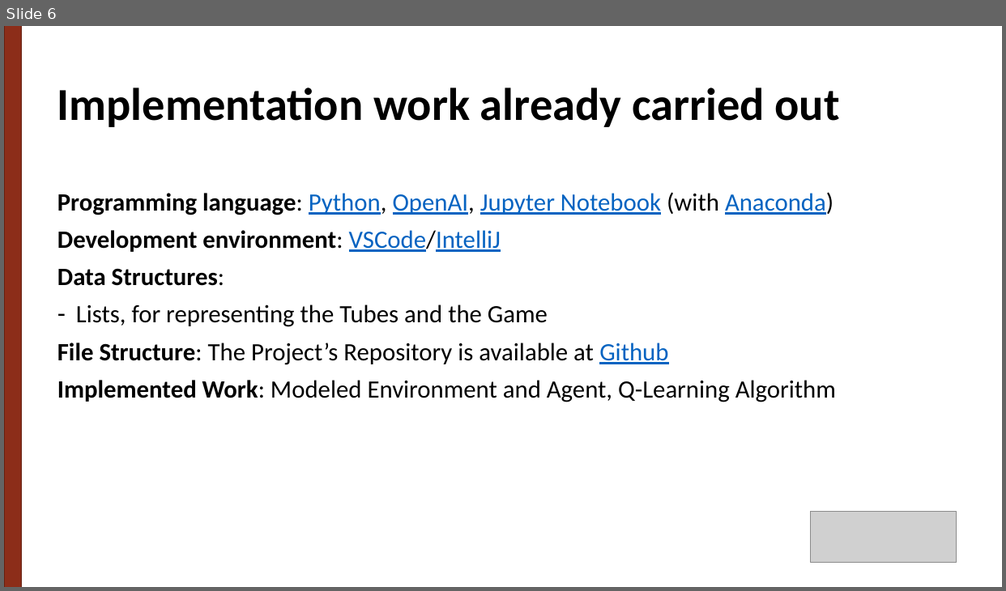
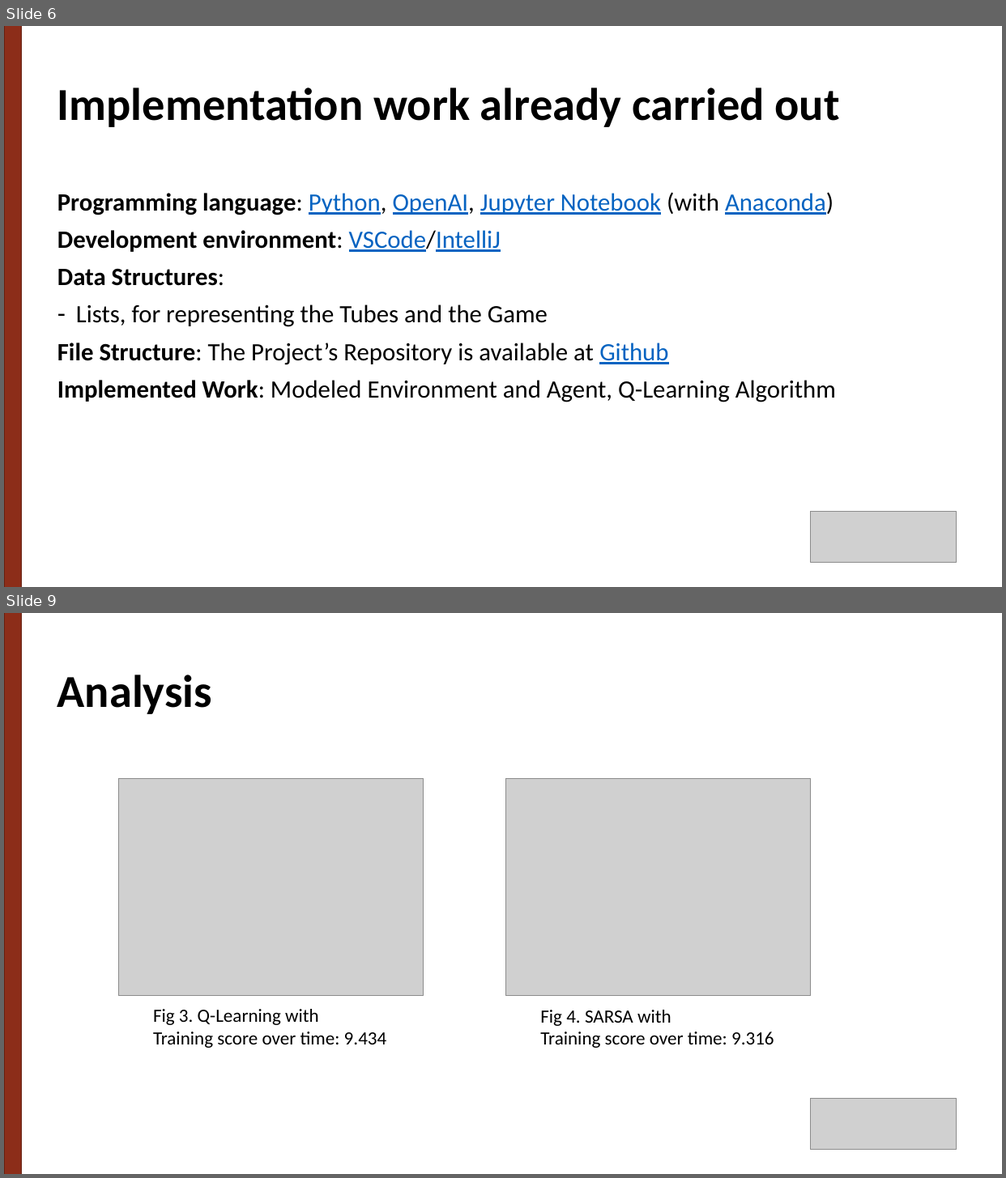
Before and after one commit to g-batalhao-a/IART, a slide deck: Project2/docs/Ball Sort Puzzle.pptx. Shown one above the other, each under a label of ours: slide 6 before the commit, slides 6 and 9 after it; the slides between them are not shown. The pictures are 1006x591 and 1006x1178 pixels, drawn with LibreOffice and Linux fonts; fonts in the diff are those of the drawing; grey boxes stand for pictures. Boxes give left, top, right and bottom in pixels: in the first picture for what was removed or moved away, otherwise in the second. Text is boxed around its words. In the diff, an @@ line names an element or a change of style, - is before the commit and + after.

```diff
--- a/Project2/docs/Ball Sort Puzzle.pptx
+++ b/Project2/docs/Ball Sort Puzzle.pptx
@@ slide 9 added at box(4, 613, 1002, 1174), background #FFFFFF @@
@@ rectangle added at box(4, 613, 22, 1174), fill #8C2D19, outline #682112 1 pt @@
@@ text added at box(57, 675, 212, 714), 44 pt, text #000000, bold @@
+Analysis
@@ picture added at box(118, 778, 424, 996) @@
@@ picture added at box(506, 778, 811, 996) @@
@@ text added at box(153, 1009, 387, 1048), 18 pt, text #000000 @@
+Fig 3. Q-Learning with
+Training score over time: 9.434
@@ text added at box(540, 1010, 774, 1048), 18 pt, text #000000 @@
+Fig 4. SARSA with
+Training score over time: 9.316
@@ picture added at box(811, 1099, 957, 1149) @@
```
Also in this commit, not shown: 2 slides changed, 4 other slides added, 3 other files.
